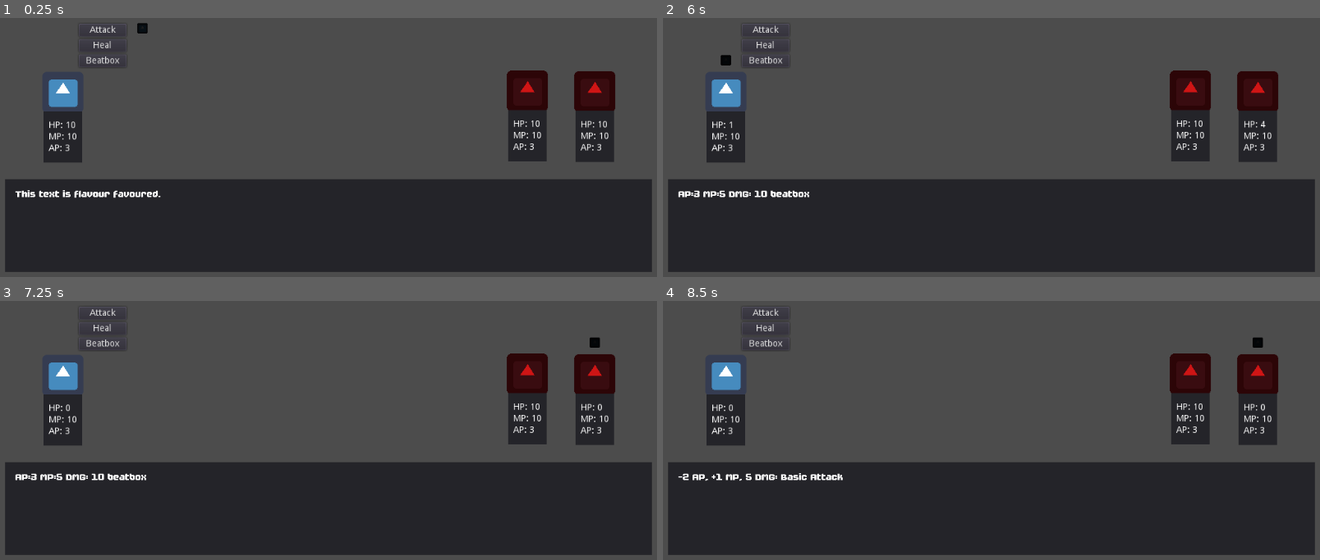
Above: before the commit, frames 1-4 (two rows, left to right).
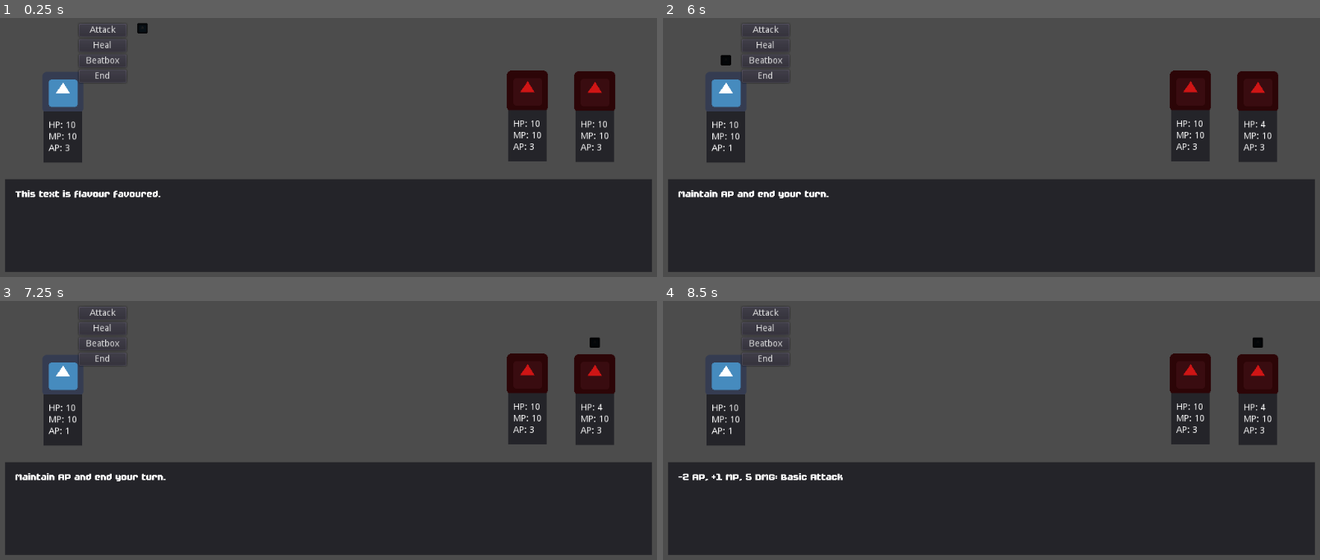
Above: after the commit, the same moments.

Repository: JUB-Yoush/godot-rpg-2
Game: Godot game, scene res://src/main/Main.tscn
Two runs of this game, one before a commit and one after it. Both use one fixed random seed, a clock stepped at 60 frames per second and the inputs below. The engine's default icon, where the game draws it, is replaced by a stand-in: a white triangle on a blue panel in a dark square.
Inputs (mouse positions are in pixels of both pictures, inside the frame that each line leads up to):
- Up to frame 1 (0.25 s): no input
- Up to frame 2 (6 s): click "Attack" at 0.5 s; click "Heal" at 1.25 s; click (768, 74) at 2 s, where only the run after the commit has a clickable "End"; click "Beatbox" at 2.75 s; tap Enter at 3.5 s; hold Right (right) 3.53-4.28 s; hold Z (confirm) 3.53-4.28 s; tap Space (confirm2) at 4.25, 4.35, 5.75 s; hold Down (down) 4.28-5.03 s; tap Z (confirm) at 5, 5.85 s; hold Right (right) 5.03-5.78 s; tap X (return) at 5.1 s; hold Up (up) from 5.78 s (still down)
- Up to frame 3 (7.25 s): tap Z (confirm) at 6.5 s; release Up (up) at 6.53 s; hold Left (left) from 6.53 s (still down); tap Space (confirm2) at 6.6 s
- Up to frame 4 (8.5 s): tap Space (confirm2) at 7.25 s; tap X (return) at 7.35 s; release Left (left) at 8.03 s; hold Down (down) from 8.03 s (still down); hold Z (confirm) from 8.03 s (still down)

The runs differ from the first frame. In frame 1, less than 0.1% of the frame differs, in the area x 12-19%, y 20-25%; in frame 2, 0.5%; in frame 3, 0.5%, in the area x 2-92%, y 20-70%; in frame 4, 0.1%.

Commit message:
make turns

Diff:
--- a/src/battlers/Battler.gd
+++ b/src/battlers/Battler.gd
@@ -5,6 +5,7 @@
 onready var hpLabel = $UI/Panel/VBoxContainer/HPLabel
 onready var mpLabel = $UI/Panel/VBoxContainer/MPLabel
 onready var apLabel = $UI/Panel/VBoxContainer/APLabel
+
 
 var max_hp:int = 15
 var hp:int = 10 setget set_hp
@@ -28,34 +29,37 @@
 signal defeated
 
 func set_hp(new_hp:int):
-
+	print("NEW HP: " + str(new_hp))
 	hpLabel.text = ("HP: "+ str(hp))
 	if hp == 0:
 		no_hp()
 
 func set_mp(new_mp:int):
+	print("NEW MP: " + str(new_mp))
 	mp = new_mp
 	mpLabel.text = ("MP: "+ str(mp))
 
 func set_ap(new_ap:int):
-	print(new_ap)
+	print("NEW AP: " + str(new_ap))
 	ap = new_ap
 	apLabel.text = ("AP: "+ str(ap))
 	if ap == 0:
 		no_ap()
 
 func change_hp(hp_diff:int):
-	#print('changing'+ self.name + "hp by " + str(hp_diff))
+	print('changing hp of '+ self.name + str(hp) +" by " + str(hp_diff))
 	hp = clamp(hp - hp_diff, 0,max_hp)
 	set_hp(hp)
 
 
 func change_mp(mp_diff:int):
-	hp = clamp(mp - mp_diff, 0,max_mp)
+	print('changing mp of '+ self.name + str(mp) +" by " + str(mp_diff))
+	mp = clamp(mp - mp_diff, 0,max_mp)
 	set_mp(mp)
 
 func change_ap(ap_diff:int):
-	hp = clamp(ap - ap_diff, 0,max_ap)
+	print('changing ap of '+ self.name + str(ap) +" by " + str(ap_diff))
+	ap = clamp(ap - ap_diff, 0,max_ap)
 	set_ap(ap)
 
 
--- a/src/battlers/party/PartyMember.gd
+++ b/src/battlers/party/PartyMember.gd
@@ -1,5 +1,8 @@
 extends "res://src/battlers/Battler.gd"
 
+#------------------------- Party TURNS -----------------------------
+# Display skills
+# allow player to select skills from that party member
 
 onready var skills = $Skills
 onready var skill_list = skills.get_children()
@@ -16,8 +19,7 @@
 func _ready() -> void:
 	connect("use_skill",get_parent().get_parent().get_parent(),"use_skill_on_target")
 	setup_party_member()
-	print(max_hp)
-	is_turn = true
+
 
 func set_is_targeting(targeting_state):
 	is_targeting = targeting_state
--- a/src/battlers/party/Player.tscn
+++ b/src/battlers/party/Player.tscn
@@ -1,14 +1,18 @@
-[gd_scene load_steps=5 format=2]
+[gd_scene load_steps=6 format=2]
 
 [ext_resource path="res://src/battlers/party/PartyMember.tscn" type="PackedScene" id=1]
 [ext_resource path="res://src/skills/party_skills/Heal.tscn" type="PackedScene" id=2]
 [ext_resource path="res://src/skills/party_skills/Attack.tscn" type="PackedScene" id=3]
 [ext_resource path="res://src/skills/party_skills/Beatbox.tscn" type="PackedScene" id=4]
+[ext_resource path="res://src/skills/party_skills/End.tscn" type="PackedScene" id=5]
 
 [node name="Player" instance=ExtResource( 1 )]
 
 [node name="Attack" parent="Skills" index="0" instance=ExtResource( 3 )]
+skill_ap_cost = 1
 
 [node name="Heal" parent="Skills" index="1" instance=ExtResource( 2 )]
 
 [node name="Beatbox" parent="Skills" index="2" instance=ExtResource( 4 )]
+
+[node name="End" parent="Skills" index="3" instance=ExtResource( 5 )]
--- a/src/main/Main.gd
+++ b/src/main/Main.gd
@@ -21,6 +21,9 @@
 
 func use_skill_on_target(skill:Skill,target:Battler,user:Battler):
 	print('skill: '+ skill.name)
+	print('HP: '+ str(skill.skill_hp_cost))
+	print('MP: '+ str(skill.skill_mp_cost))
+	print('AP: '+ str(skill.skill_ap_cost))
 	print('target: '+ target.name)
 	print('user: '+ user.name)
 	if user.mp >= skill.skill_mp_cost && user.ap >= skill.skill_ap_cost:
--- a/src/main/Main.tscn
+++ b/src/main/Main.tscn
@@ -8,27 +8,14 @@
 [ext_resource path="res://FutilePro.otf" type="DynamicFontData" id=6]
 [ext_resource path="res://icon.png" type="Texture" id=7]
 [ext_resource path="res://src/main/UI.gd" type="Script" id=8]
-
-[sub_resource type="PackedScene" id=1]
-_bundled = {
-"base_scene": 0,
-"conn_count": 0,
-"conns": PoolIntArray(  ),
-"editable_instances": [  ],
-"names": PoolStringArray( "Player", "Skills", "Attack", "Heal", "Summon Cat", "UI", "Panel", "HPLabel", "MPLabel", "APLabel", "MenuSelector", "MenuCursor", "Sprite" ),
-"node_count": 1,
-"node_paths": [  ],
-"nodes": PoolIntArray( -1, -1, 2147483647, 0, -1, 0, 0 ),
-"variants": [ ExtResource( 3 ) ],
-"version": 2
-}
+[ext_resource path="res://src/battleScenes/B01P.tscn" type="PackedScene" id=9]
 
 [sub_resource type="DynamicFont" id=2]
 font_data = ExtResource( 6 )
 
 [node name="Main" type="Node2D"]
 script = ExtResource( 1 )
-partyBattlers = SubResource( 1 )
+partyBattlers = ExtResource( 9 )
 enemyBattlers = ExtResource( 4 )
 
 [node name="TurnManager" type="Node2D" parent="."]
--- /dev/null
+++ b/src/skills/party_skills/End.tscn
@@ -0,0 +1,7 @@
+[gd_scene load_steps=2 format=2]
+
+[ext_resource path="res://src/skills/Skill.tscn" type="PackedScene" id=1]
+
+[node name="End" instance=ExtResource( 1 )]
+skill_name = "End"
+skill_info = "Maintain AP and end your turn."
